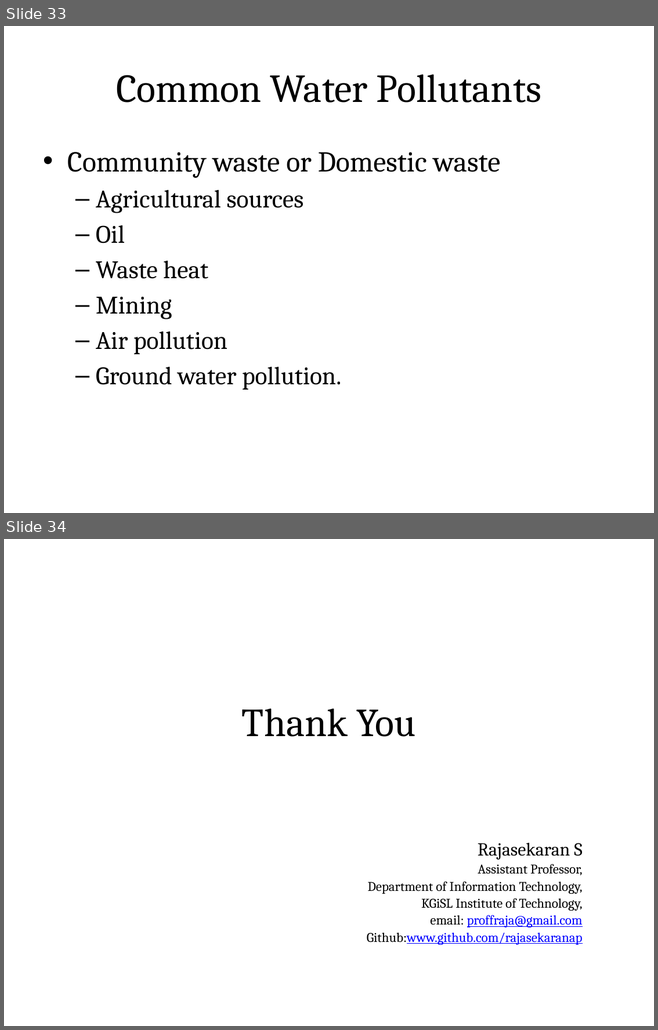
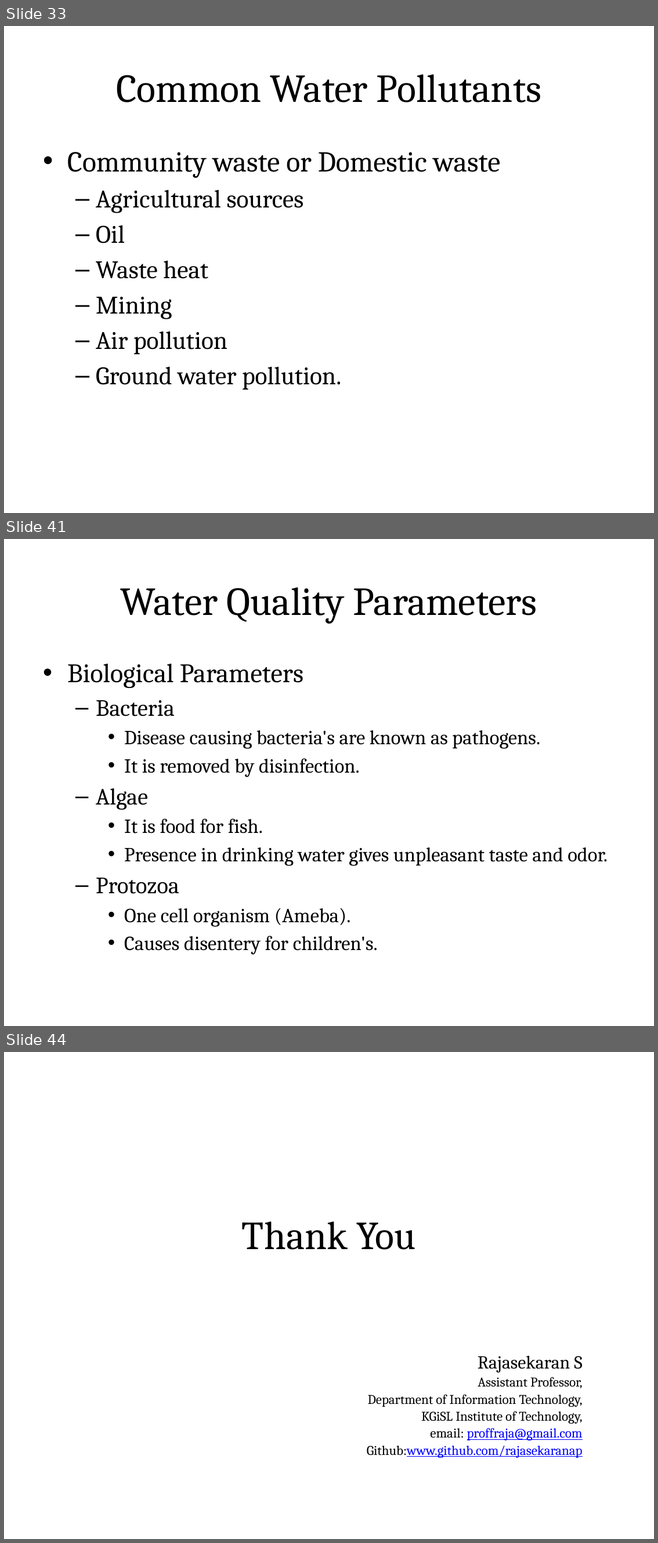
Before and after one commit to rajasekaran36/GE8291-Environmental-Science-and-Engineering, a slide deck: Slides/GE8291-U2.pptx. Shown one above the other, each under a label of ours: slides 33 and 34 before the commit, slides 33, 41 and 44 after it; the slides between them are not shown. The pictures are 658x1030 and 658x1543 pixels, drawn with LibreOffice and Linux fonts; fonts in the diff are those of the drawing. Boxes give left, top, right and bottom in pixels: in the first picture for what was removed or moved away, otherwise in the second. Text is boxed around its words. In the diff, an @@ line names an element or a change of style, - is before the commit and + after.

```diff
--- a/Slides/GE8291-U2.pptx
+++ b/Slides/GE8291-U2.pptx
@@ slide 41 added at (4,539,654,1026), background #FFFFFF @@
@@ title added at (36,559,621,640), fill gradient #DAFDA7 to #E4FCC2 to #F5FFE7, outline #98B955 0.75 pt, 44 pt, text #000000 @@
+Water Quality Parameters
@@ text added at (67,664,607,955), 22.2 pt, text #000000 @@
+• Biological Parameters
+  – Bacteria
+    • Disease causing bacteria's are known as pathogens.
+    • It is removed by disinfection.
+  – Algae
+    • It is food for fish.
+    • Presence in drinking water gives unpleasant taste and odor.
+  – Protozoa
+    • One cell organism (Ameba).
+    • Causes disentery for children's.
@@ what was slide 34 is now slide 44 @@
```
Also in this commit, not shown: 9 other slides added, 1 other file.
